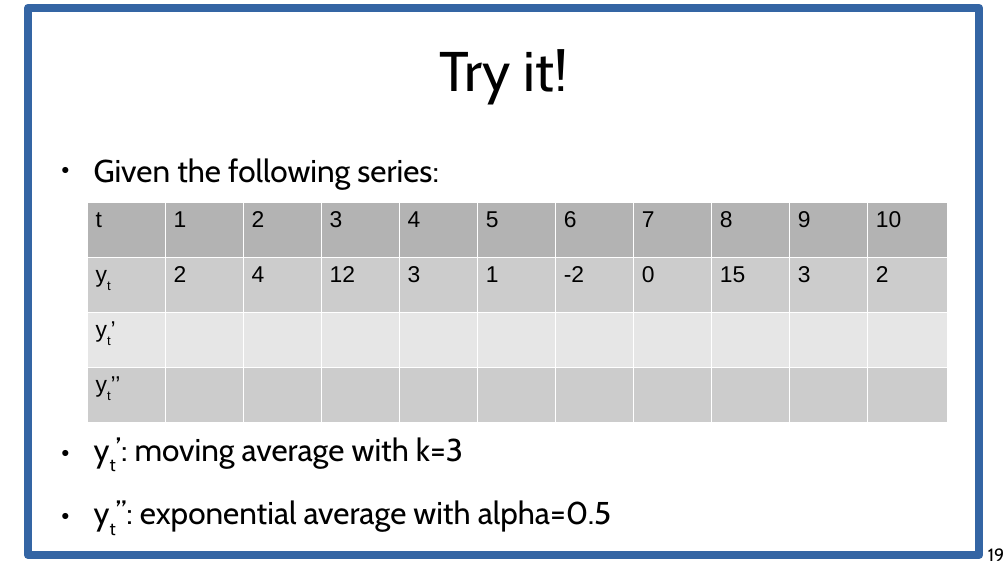
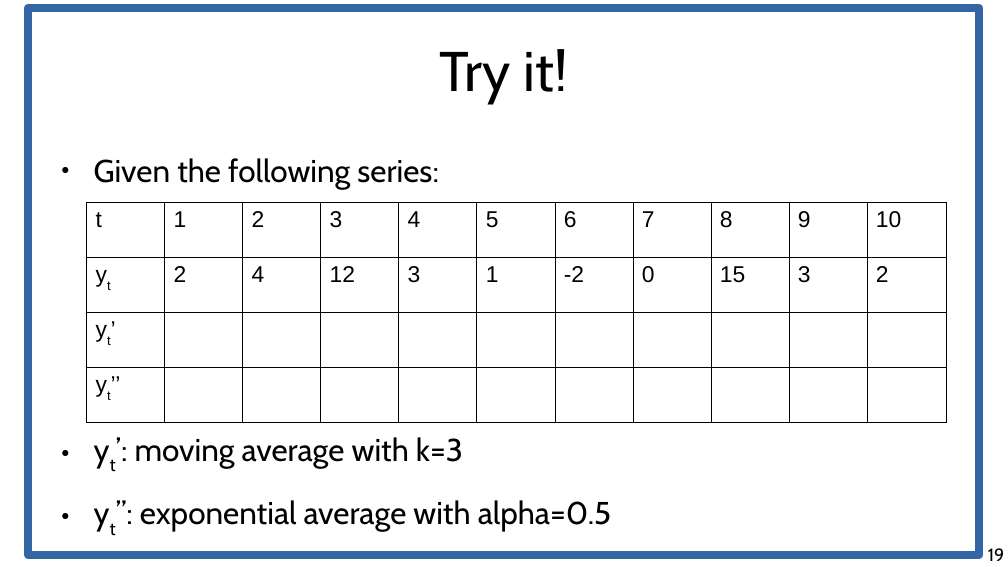
Before and after one commit to chatox/data-mining-course, a slide deck: slide 19 of theory/tt11_time_series.odp. Drawn at 1008x567 pixels with LibreOffice and Linux fonts; fonts in the diff are those of the drawing. Boxes give left, top, right and bottom in pixels: in the first picture for what was removed or moved away, otherwise in the second. Text is boxed around its words. In the diff, an @@ line names an element or a change of style, - is before the commit and + after.

```diff
--- a/theory/tt11_time_series.odp
+++ b/theory/tt11_time_series.odp
@@ table at (87,202,944,423) @@
@@ fill #B3B3B3 to none in row 1 @@
@@ fill #CCCCCC to none in 12 cells @@
@@ fill #E6E6E6 to none in row 3, column 1 @@
@@ borders changed @@
```
Also in this commit, not shown: 6 other slides changed, 2 slides added, 7 slides removed.
